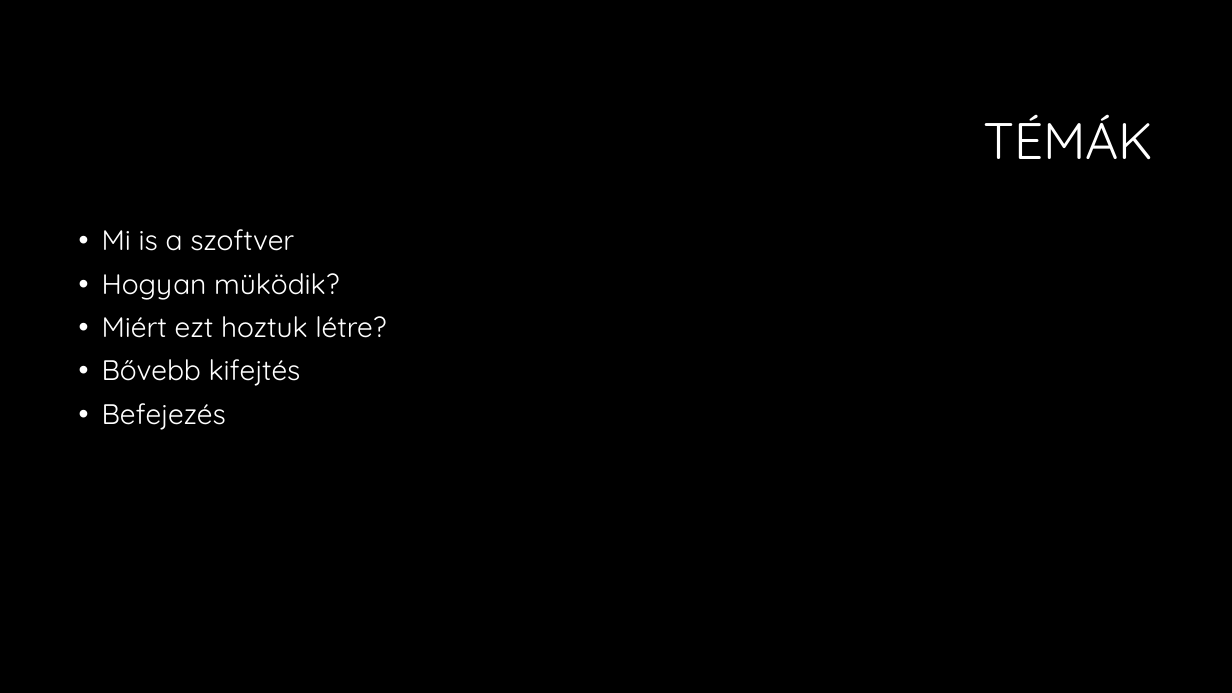
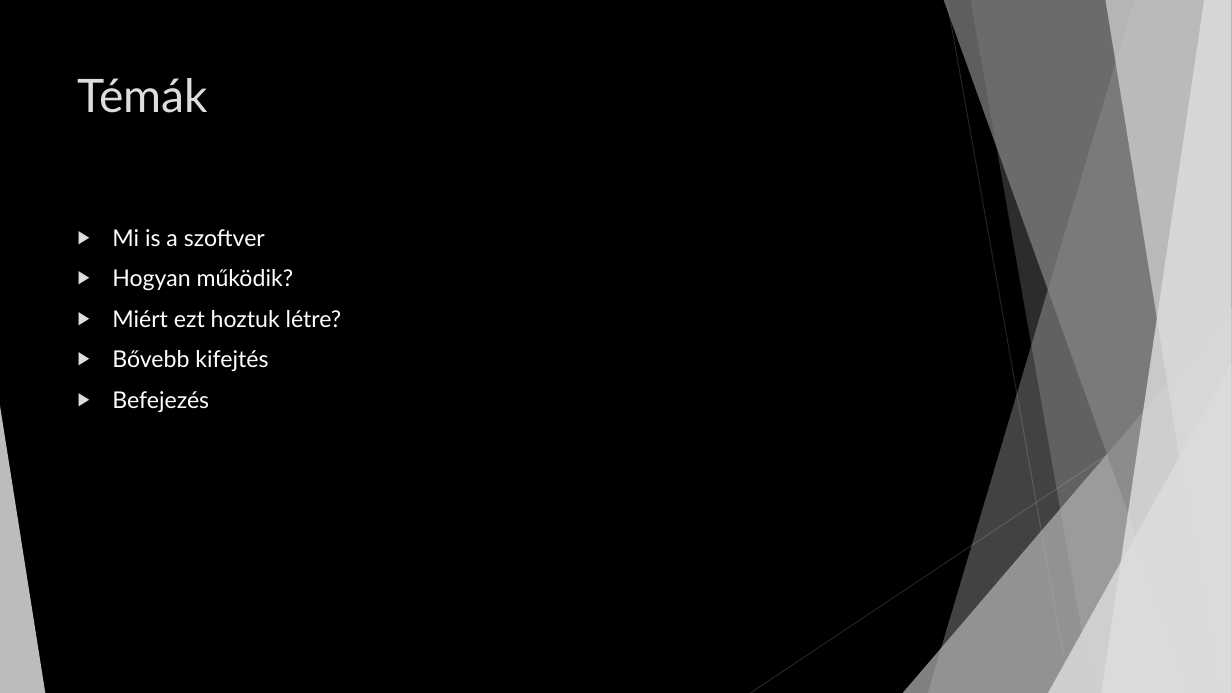
Before and after one commit to figurapeter-10327-hue/rudolfosujitottrepo, a slide deck: slide 2 of Kapcsolati ALkalmazás.pptx. Drawn at 1232x693 pixels with LibreOffice and Linux fonts; fonts in the diff are those of the drawing; background and template pictures are left out. Boxes give left, top, right and bottom in pixels: in the first picture for what was removed or moved away, otherwise in the second. Text is boxed around its words. In the diff, an @@ line names an element or a change of style, - is before the commit and + after.

```diff
--- a/Kapcsolati ALkalmazás.pptx
+++ b/Kapcsolati ALkalmazás.pptx
@@ title "Témák" at (78, 78, 208, 113): vertical alignment middle to top @@
@@ title at (78, 78, 208, 113): text changed; size 40 to 36 pt; font Quicksand to Lato; text colour #FFFFFF to #DDDDDD @@
-TÉMÁK
+Témák
@@ text at (112, 229, 342, 413): size 22 to 18 pt, font Quicksand to Lato in "Mi is a szoftver", "Miért ezt hoztuk létre?", "Bővebb kifejtés", "Befejezés"; bullet • to ▶; line spacing 0.9 to 1 @@
@@ text at (112, 269, 294, 291): text changed; size 22 to 18 pt; font Quicksand to Lato @@
-• Hogyan müködik?
+▶ Hogyan működik?
@@ group added at (0, 0, 1232, 693): 5 freeform shapes, 3 triangles, 2 lines @@
```
Also in this commit, not shown: 8 other slides changed.
